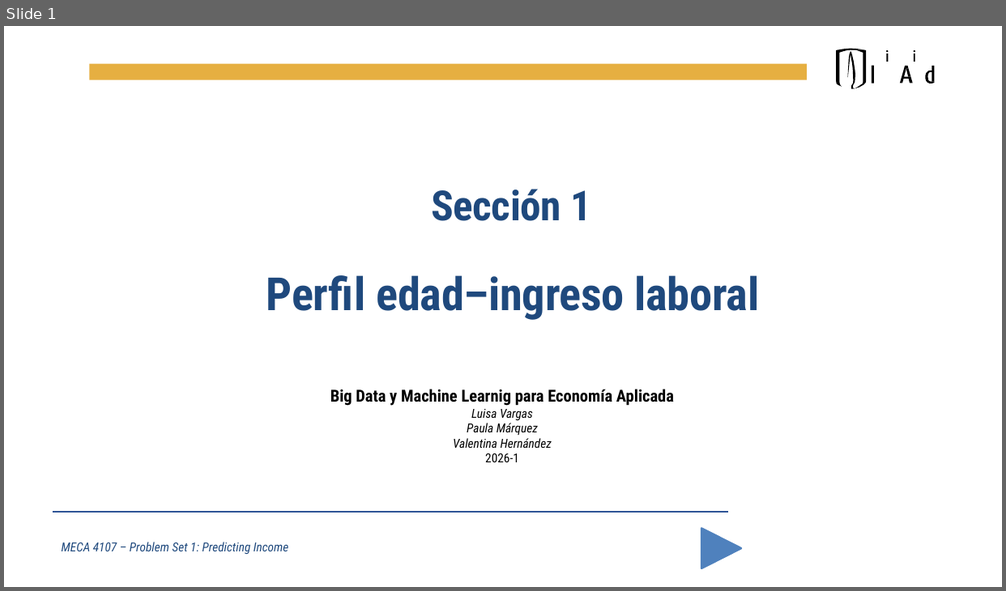
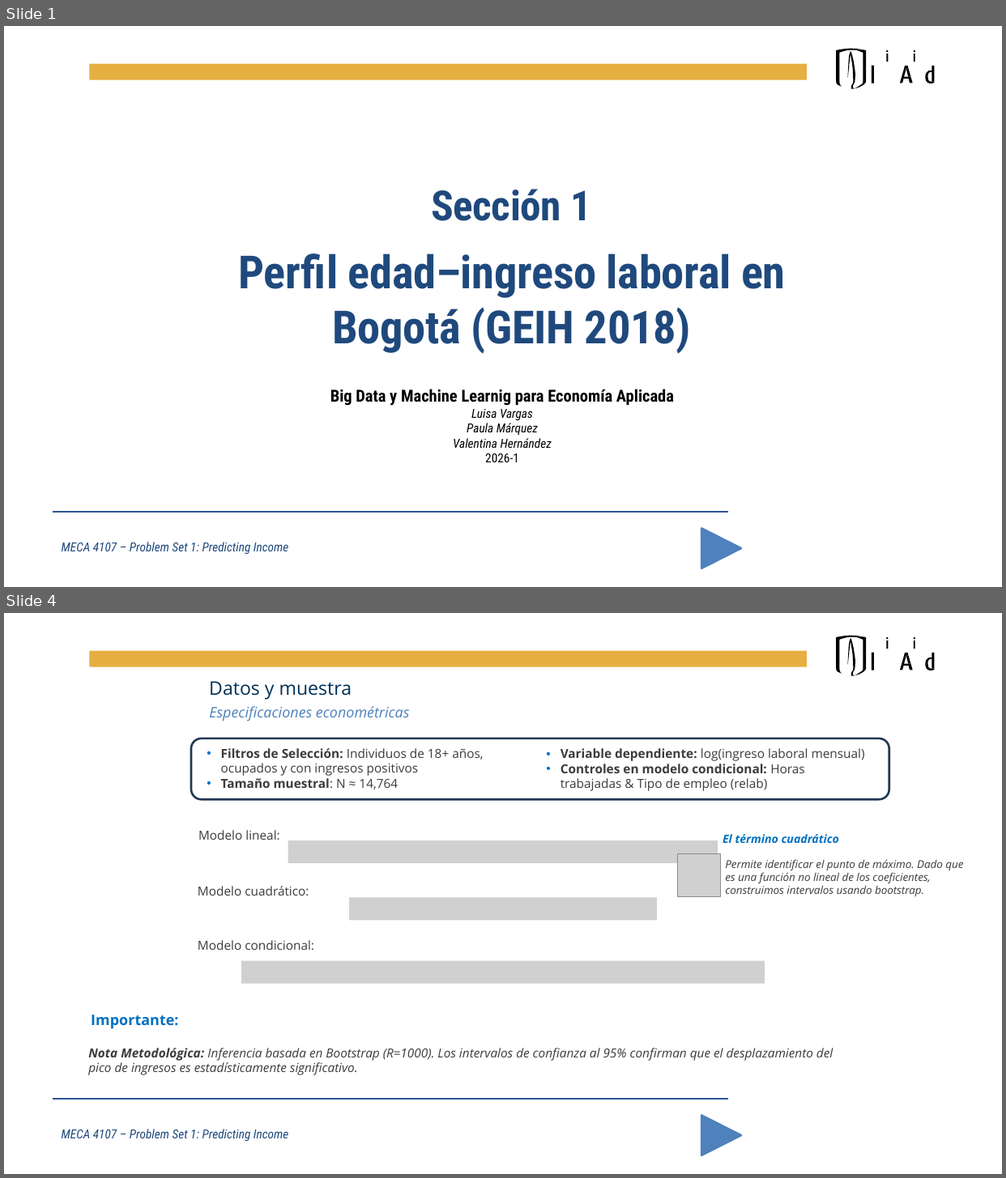
Before and after one commit to Lu2304/Taller-1, a slide deck: 01_section1_age_profile.pptx. Shown one above the other, each under a label of ours: slide 1 before the commit, slides 1 and 4 after it; the slides between them are not shown. The pictures are 1006x591 and 1006x1178 pixels, drawn with LibreOffice and Linux fonts; fonts in the diff are those of the drawing; grey boxes stand for pictures; background and template pictures are left out. Boxes give left, top, right and bottom in pixels: in the first picture for what was removed or moved away, otherwise in the second. Text is boxed around its words. In the diff, an @@ line names an element or a change of style, - is before the commit and + after.

```diff
--- a/01_section1_age_profile.pptx
+++ b/01_section1_age_profile.pptx
@@ slide 4 added at box(4, 613, 1002, 1174), background picture (left out); not listed: 2 template elements that a slide beside it also shows @@
@@ group added at box(808, 636, 1002, 692): 6 freeform shapes, 1 rectangle @@
@@ text added at box(209, 681, 352, 700), 18 pt, text #003057 @@
+Datos y muestra
@@ text added at box(209, 706, 410, 722), 14 pt, text #4F81BD, italic @@
+Especificaciones econométricas
@@ rounded rectangle added at box(191, 739, 889, 800), outline #233953 2 pt @@
@@ text added at box(221, 748, 483, 790), 12 pt, text #3C3C3C @@
+• Filtros de Selección: Individuos de 18+ años, ocupados y con ingresos positivos
+• Tamaño muestral: N ≈ 14,764
@@ text added at box(560, 748, 865, 791), 12 pt, text #3C3C3C @@
+• Variable dependiente: log(ingreso laboral mensual)
+• Controles en modelo condicional: Horas trabajadas & Tipo de empleo (relab)
@@ text added at box(198, 830, 279, 840), 12 pt, text #3C3C3C @@
+Modelo lineal:
@@ picture added at box(288, 841, 718, 863) @@
@@ picture added at box(678, 854, 720, 897) @@
@@ text added at box(722, 834, 839, 843), 11 pt, text #0070C0, bold, italic @@
+El término cuadrático
@@ text added at box(725, 859, 963, 897), 10.5 pt, text #3C3C3C, italic @@
+Permite identificar el punto de máximo. Dado que es una función no lineal de los coeficientes, construimos intervalos usando bootstrap.
@@ text added at box(198, 886, 309, 896), 12 pt, text #3C3C3C @@
+Modelo cuadrático:
@@ picture added at box(349, 897, 657, 920) @@
@@ text added at box(198, 940, 314, 950), 12 pt, text #3C3C3C @@
+Modelo condicional:
@@ picture added at box(241, 961, 765, 983) @@
@@ text added at box(91, 1015, 178, 1029), 14 pt, text #0070C0, bold @@
+Importante:
@@ text added at box(88, 1048, 833, 1076), 12 pt, text #3C3C3C, italic @@
+Nota Metodológica: Inferencia basada en Bootstrap (R=1000). Los intervalos de confianza al 95% confirman que el desplazamiento del pico de ingresos es estadísticamente significativo.
@@ group added at box(54, 1105, 747, 1169): 2 rectangles, 1 text, 1 triangle @@
+MECA 4107 – Problem Set 1: Predicting Income
@@ slide 1 changed as well @@
@@ text at box(238, 254, 786, 354): text changed @@
-Perfil edad–ingreso laboral
+Perfil edad–ingreso laboral en Bogotá (GEIH 2018)
```
Also in this commit, not shown: 5 other slides added, 2 other files.
